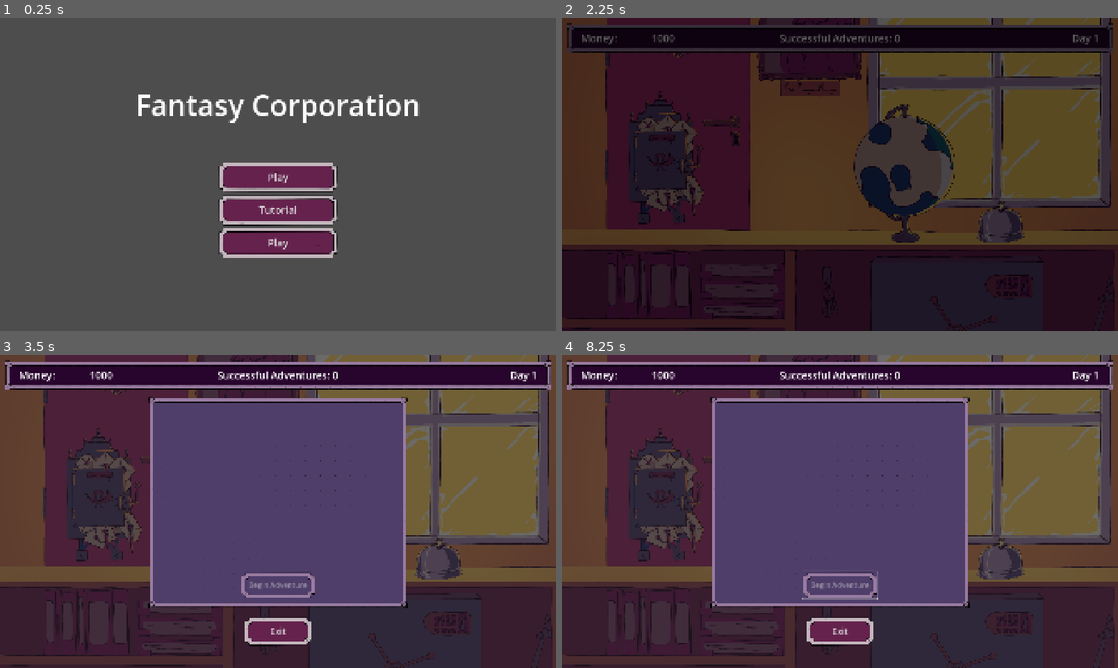
Above: before the commit, frames 1-4 (two rows, left to right).
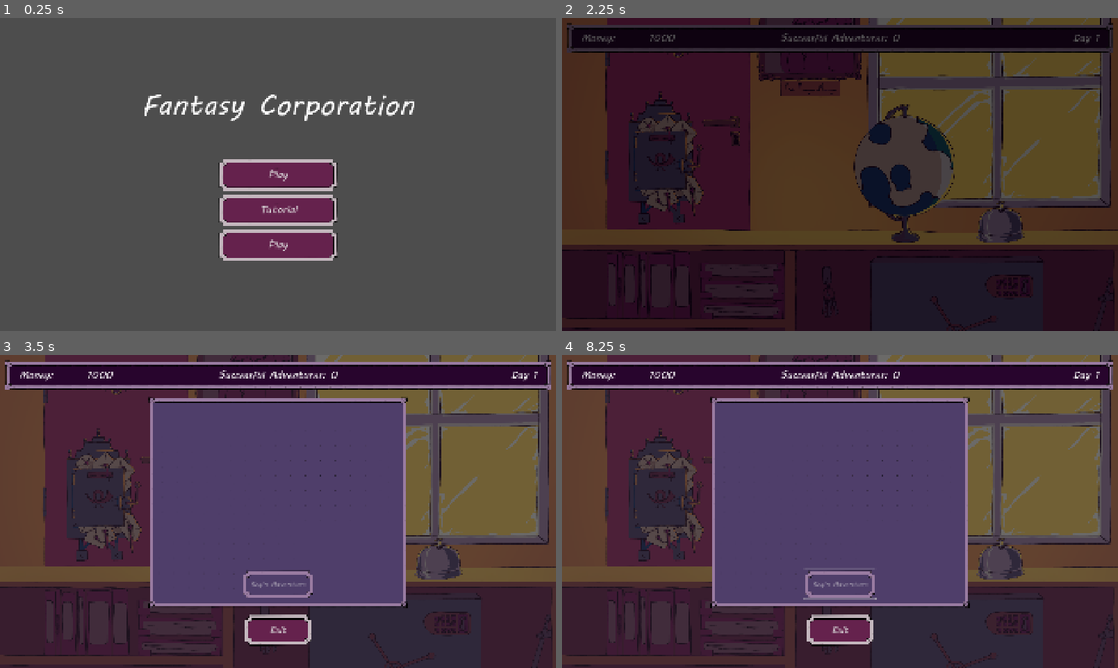
Above: after the commit, the same moments.

Repository: scarzehd/fantasy-corporation
Game: Godot game, scene res://scenes/ui/menu_screen.tscn
Two runs of this game, one before a commit and one after it. Both use one fixed random seed, a clock stepped at 60 frames per second and the inputs below. The engine's default icon, where the game draws it, is replaced by a stand-in: a white triangle on a blue panel in a dark square.
Inputs (mouse positions are in pixels of both pictures, inside the frame that each line leads up to):
- Up to frame 1 (0.25 s): no input
- Up to frame 2 (2.25 s): click "Play" at 0.5 s; click "Play" at 1.25 s; click (1001, 221) at 2 s
- Up to frame 3 (3.5 s): tap Enter at 2.75 s; move the mouse to (400, 495) at 2.77 s; hold Right (ui_right) from 2.78 s (still down); click (400, 495) at 2.92 s
- Up to frame 4 (8.25 s): release Right (ui_right) at 3.5 s; click "Inventory" at 3.5 s; click "Mail Box" at 4.25 s; click "Globe" at 5 s; tap Space at 5.75, 7.25 s; move the mouse to (728, 527) at 5.77 s; hold Left (ui_left) 5.78-6.53 s; tap Enter at 6.5, 8 s; move the mouse to (895, 442) at 6.52 s; hold Right (ui_right) 6.53-8.03 s; move the mouse to (812, 574) at 7.27 s; click (812, 574) at 7.42 s; move the mouse to (1006, 558) at 8.02 s; hold Left (ui_left) from 8.03 s (still down)

The runs differ from the first frame. In frame 1, 4.0% of the frame differs, in the area x 24-76%, y 24-78%; in frame 2, 0.4%; in frame 3, 1.3%; in frame 4, 1.3%.

Commit message:
Implemented new font and item portraits

Diff:
--- a/project.godot
+++ b/project.godot
@@ -34,6 +34,7 @@
 [gui]
 
 theme/custom="uid://slt60yulnkum"
+theme/custom_font="uid://bam47cw7nmowc"
 
 [input]
 
--- a/resources/item_generator/test_armor_generator.tres
+++ b/resources/item_generator/test_armor_generator.tres
@@ -1,7 +1,18 @@
 [gd_resource type="Resource" script_class="BasicItemGenerator" format=3 uid="uid://mt8kgv48jnej"]
 
-[ext_resource type="Texture2D" uid="uid://db6ksfqrjm5s5" path="res://resources/sprites/shield_icon_test.png" id="1_65272"]
 [ext_resource type="Script" uid="uid://b4ivx5m3ti8ca" path="res://scripts/resources/basic_item_generator.gd" id="1_rlrke"]
+[ext_resource type="Texture2D" uid="uid://deqqwgxntp4c4" path="res://resources/sprites/items/beach_ball.png" id="1_vv1jl"]
+[ext_resource type="Texture2D" uid="uid://d286gmp2ops3w" path="res://resources/sprites/items/duck.png" id="2_3rgcy"]
+[ext_resource type="Texture2D" uid="uid://odvqt40n2s4j" path="res://resources/sprites/items/eggplant.png" id="3_1xlj7"]
+[ext_resource type="Texture2D" uid="uid://c1qnb5av7aacs" path="res://resources/sprites/items/pencil.png" id="4_7avub"]
+[ext_resource type="Texture2D" uid="uid://dqhupb2c5mbw6" path="res://resources/sprites/items/pipe.png" id="5_rj7qg"]
+[ext_resource type="Texture2D" uid="uid://jpiuif1ql4ul" path="res://resources/sprites/items/pot.png" id="6_sq8b0"]
+[ext_resource type="Texture2D" uid="uid://d1eb8jqtj6doi" path="res://resources/sprites/items/rock.png" id="7_jhpsw"]
+[ext_resource type="Texture2D" uid="uid://cj2yut0pd4s1i" path="res://resources/sprites/items/roll.png" id="8_m2inj"]
+[ext_resource type="Texture2D" uid="uid://dgpv50vokhdxb" path="res://resources/sprites/items/sock.png" id="9_wbxg0"]
+[ext_resource type="Texture2D" uid="uid://du4srxueg7umi" path="res://resources/sprites/items/sponge.png" id="10_oymi6"]
+[ext_resource type="Texture2D" uid="uid://ch55odr5mqwdj" path="res://resources/sprites/items/stick.png" id="11_yg0od"]
+[ext_resource type="Texture2D" uid="uid://bjgbqex1yvl0g" path="res://resources/sprites/items/worm.png" id="12_8be82"]
 
 [resource]
 script = ExtResource("1_rlrke")
@@ -15,5 +26,5 @@
 hp_deviation = 1.0
 price_range = Vector2i(25, 75)
 price_deviation = 1.0
-armor_portraits = Array[Texture2D]([ExtResource("1_65272")])
+armor_portraits = Array[Texture2D]([ExtResource("1_vv1jl"), ExtResource("2_3rgcy"), ExtResource("3_1xlj7"), ExtResource("4_7avub"), ExtResource("5_rj7qg"), ExtResource("6_sq8b0"), ExtResource("7_jhpsw"), ExtResource("8_m2inj"), ExtResource("9_wbxg0"), ExtResource("10_oymi6"), ExtResource("11_yg0od"), ExtResource("12_8be82")])
 metadata/_custom_type_script = "uid://b4ivx5m3ti8ca"
--- a/resources/item_generator/test_weapon_generator.tres
+++ b/resources/item_generator/test_weapon_generator.tres
@@ -1,7 +1,18 @@
 [gd_resource type="Resource" script_class="BasicItemGenerator" format=3 uid="uid://bidghh6bm6ssw"]
 
 [ext_resource type="Script" uid="uid://b4ivx5m3ti8ca" path="res://scripts/resources/basic_item_generator.gd" id="1_flsav"]
-[ext_resource type="Texture2D" uid="uid://dbnik0g3p4u66" path="res://resources/sprites/sword_icon_test.png" id="3_vqsjm"]
+[ext_resource type="Texture2D" uid="uid://deqqwgxntp4c4" path="res://resources/sprites/items/beach_ball.png" id="2_6hi3a"]
+[ext_resource type="Texture2D" uid="uid://d286gmp2ops3w" path="res://resources/sprites/items/duck.png" id="3_r15jx"]
+[ext_resource type="Texture2D" uid="uid://odvqt40n2s4j" path="res://resources/sprites/items/eggplant.png" id="4_8iuso"]
+[ext_resource type="Texture2D" uid="uid://c1qnb5av7aacs" path="res://resources/sprites/items/pencil.png" id="5_nwo3r"]
+[ext_resource type="Texture2D" uid="uid://dqhupb2c5mbw6" path="res://resources/sprites/items/pipe.png" id="6_1fql0"]
+[ext_resource type="Texture2D" uid="uid://jpiuif1ql4ul" path="res://resources/sprites/items/pot.png" id="7_lnofb"]
+[ext_resource type="Texture2D" uid="uid://d1eb8jqtj6doi" path="res://resources/sprites/items/rock.png" id="8_cg768"]
+[ext_resource type="Texture2D" uid="uid://cj2yut0pd4s1i" path="res://resources/sprites/items/roll.png" id="9_e06sm"]
+[ext_resource type="Texture2D" uid="uid://dgpv50vokhdxb" path="res://resources/sprites/items/sock.png" id="10_0x14j"]
+[ext_resource type="Texture2D" uid="uid://du4srxueg7umi" path="res://resources/sprites/items/sponge.png" id="11_goqx0"]
+[ext_resource type="Texture2D" uid="uid://ch55odr5mqwdj" path="res://resources/sprites/items/stick.png" id="12_dwe64"]
+[ext_resource type="Texture2D" uid="uid://bjgbqex1yvl0g" path="res://resources/sprites/items/worm.png" id="13_4f0th"]
 
 [resource]
 script = ExtResource("1_flsav")
@@ -15,5 +26,5 @@
 hp_deviation = 1.0
 price_range = Vector2i(50, 100)
 price_deviation = 1.0
-weapon_portraits = Array[Texture2D]([ExtResource("3_vqsjm")])
+weapon_portraits = Array[Texture2D]([ExtResource("2_6hi3a"), ExtResource("3_r15jx"), ExtResource("4_8iuso"), ExtResource("5_nwo3r"), ExtResource("6_1fql0"), ExtResource("7_lnofb"), ExtResource("8_cg768"), ExtResource("9_e06sm"), ExtResource("10_0x14j"), ExtResource("11_goqx0"), ExtResource("12_dwe64"), ExtResource("13_4f0th")])
 metadata/_custom_type_script = "uid://b4ivx5m3ti8ca"
--- a/scenes/ui/item_view.tscn
+++ b/scenes/ui/item_view.tscn
@@ -6,7 +6,9 @@
 [ext_resource type="Texture2D" uid="uid://b4f1c5ppm7lo3" path="res://resources/sprites/hp_icon.png" id="4_31q4q"]
 [ext_resource type="Texture2D" uid="uid://b02saj38hbj48" path="res://resources/sprites/attack_icon.png" id="4_b41lg"]
 [ext_resource type="Texture2D" uid="uid://cohxeaegqmh06" path="res://resources/sprites/power_icon.png" id="4_gi5m7"]
+[ext_resource type="Texture2D" uid="uid://djq5u72v8e1ot" path="res://resources/sprites/portrait_background.png" id="4_i8t47"]
 [ext_resource type="Texture2D" uid="uid://bcjqe58m1os5y" path="res://resources/sprites/defense_icon.png" id="5_coxs3"]
+[ext_resource type="Texture2D" uid="uid://clom2u7i5nb8h" path="res://resources/sprites/portrait_frame_small.png" id="5_dhech"]
 
 [sub_resource type="LabelSettings" id="LabelSettings_0lwc4"]
 font_size = 20
@@ -52,6 +54,29 @@
 custom_minimum_size = Vector2(0, 150)
 layout_mode = 2
 texture = ExtResource("2_op8na")
+expand_mode = 1
+stretch_mode = 5
+
+[node name="TextureRect" type="TextureRect" parent="VBoxContainer/Portrait" unique_id=502761495]
+show_behind_parent = true
+layout_mode = 1
+anchors_preset = 15
+anchor_right = 1.0
+anchor_bottom = 1.0
+grow_horizontal = 2
+grow_vertical = 2
+texture = ExtResource("4_i8t47")
+expand_mode = 1
+stretch_mode = 5
+
+[node name="TextureRect2" type="TextureRect" parent="VBoxContainer/Portrait" unique_id=1230573870]
+layout_mode = 1
+anchors_preset = 15
+anchor_right = 1.0
+anchor_bottom = 1.0
+grow_horizontal = 2
+grow_vertical = 2
+texture = ExtResource("5_dhech")
 expand_mode = 1
 stretch_mode = 5
 
--- a/scenes/ui/letters/basic_shop_catalogue.tscn
+++ b/scenes/ui/letters/basic_shop_catalogue.tscn
@@ -4,8 +4,10 @@
 [ext_resource type="StyleBox" uid="uid://d43tbnhnssgx" path="res://resources/styleboxes/panel_2.tres" id="2_di2yg"]
 [ext_resource type="Script" uid="uid://4317vvwer57w" path="res://scripts/ui/catalogue_item_view.gd" id="3_ducbn"]
 [ext_resource type="Texture2D" uid="uid://bgccuxv0famla" path="res://icon.svg" id="3_rbluq"]
+[ext_resource type="Texture2D" uid="uid://djq5u72v8e1ot" path="res://resources/sprites/portrait_background.png" id="5_2wbyd"]
 [ext_resource type="Texture2D" uid="uid://b02saj38hbj48" path="res://resources/sprites/attack_icon.png" id="5_m3ob7"]
 [ext_resource type="Texture2D" uid="uid://cohxeaegqmh06" path="res://resources/sprites/power_icon.png" id="6_n0ydu"]
+[ext_resource type="Texture2D" uid="uid://clom2u7i5nb8h" path="res://resources/sprites/portrait_frame_small.png" id="6_r2ugu"]
 [ext_resource type="Texture2D" uid="uid://b4f1c5ppm7lo3" path="res://resources/sprites/hp_icon.png" id="7_2wbyd"]
 [ext_resource type="Texture2D" uid="uid://bcjqe58m1os5y" path="res://resources/sprites/defense_icon.png" id="8_r2ugu"]
 
@@ -114,6 +116,29 @@
 expand_mode = 1
 stretch_mode = 5
 
+[node name="TextureRect" type="TextureRect" parent="PanelContainer/HBoxContainer/ScrollContainer/MarginContainer/ItemContainer/ItemTemplate/VBoxContainer/ItemPortrait" unique_id=541437777]
+show_behind_parent = true
+layout_mode = 1
+anchors_preset = 15
+anchor_right = 1.0
+anchor_bottom = 1.0
+grow_horizontal = 2
+grow_vertical = 2
+texture = ExtResource("5_2wbyd")
+expand_mode = 1
+stretch_mode = 5
+
+[node name="TextureRect2" type="TextureRect" parent="PanelContainer/HBoxContainer/ScrollContainer/MarginContainer/ItemContainer/ItemTemplate/VBoxContainer/ItemPortrait" unique_id=159845089]
+layout_mode = 1
+anchors_preset = 15
+anchor_right = 1.0
+anchor_bottom = 1.0
+grow_horizontal = 2
+grow_vertical = 2
+texture = ExtResource("6_r2ugu")
+expand_mode = 1
+stretch_mode = 5
+
 [node name="ItemTypeLabel" type="Label" parent="PanelContainer/HBoxContainer/ScrollContainer/MarginContainer/ItemContainer/ItemTemplate/VBoxContainer" unique_id=1168382575]
 layout_mode = 2
 text = "Weapon"
--- a/scripts/office.gd
+++ b/scripts/office.gd
@@ -8,6 +8,9 @@
 @onready var hud_canvas_layer:CanvasLayer = %HUDCanvasLayer
 
 func _ready() -> void:
+	if TimeManager.day_number == 0:
+		TimeManager.advance_day(false)
+
 	Globals.money_changed.connect(_on_money_changed)
 	_on_money_changed(Globals.money, Globals.money)
 	_on_day_ended()
--- a/scripts/time_manager.gd
+++ b/scripts/time_manager.gd
@@ -3,7 +3,7 @@
 signal day_started
 signal day_ended
 
-var day_number:int = 1
+var day_number:int = 0
 
 var successful_adventures:int = 0
 
@@ -26,11 +26,14 @@
 			rounded += 10
 		daily_expenses = rounded
 
-	update_world_state()
+	if day_number != 1:
+		update_world_state()
 
 	if fade:
 		await Fade.fade_in().finished
-	Globals.money -= ceili(daily_expenses)
+
+	if day_number != 1:
+		Globals.money -= ceili(daily_expenses)
 	day_started.emit()
 
 func update_world_state():
--- a/scripts/tutorial.gd
+++ b/scripts/tutorial.gd
@@ -366,3 +366,5 @@
 	dialogue = TutorialDialogue.create_dialogue(["Congratulations! You're now ready to embark on your journey as a fully-fledged Manager at Fantasy Corportaion.", "Good luck!"])
 	add_child(dialogue)
 	await dialogue.dialogue_finished
+
+	Globals.reset()
Not shown, added: resources/fonts/COPYRIGHT.txt
Binary file added: resources/fonts/mvboli.ttf
Not shown, added: resources/fonts/mvboli.ttf.import
Binary file added: resources/sprites/items/beach_ball.png
Not shown, added: resources/sprites/items/beach_ball.png.import
Binary file added: resources/sprites/items/duck.png
Not shown, added: resources/sprites/items/duck.png.import
Binary file added: resources/sprites/items/eggplant.png
Not shown, added: resources/sprites/items/eggplant.png.import
Binary file added: resources/sprites/items/pencil.png
Not shown, added: resources/sprites/items/pencil.png.import
Binary file added: resources/sprites/items/pipe.png
(and 15 more such lines)
